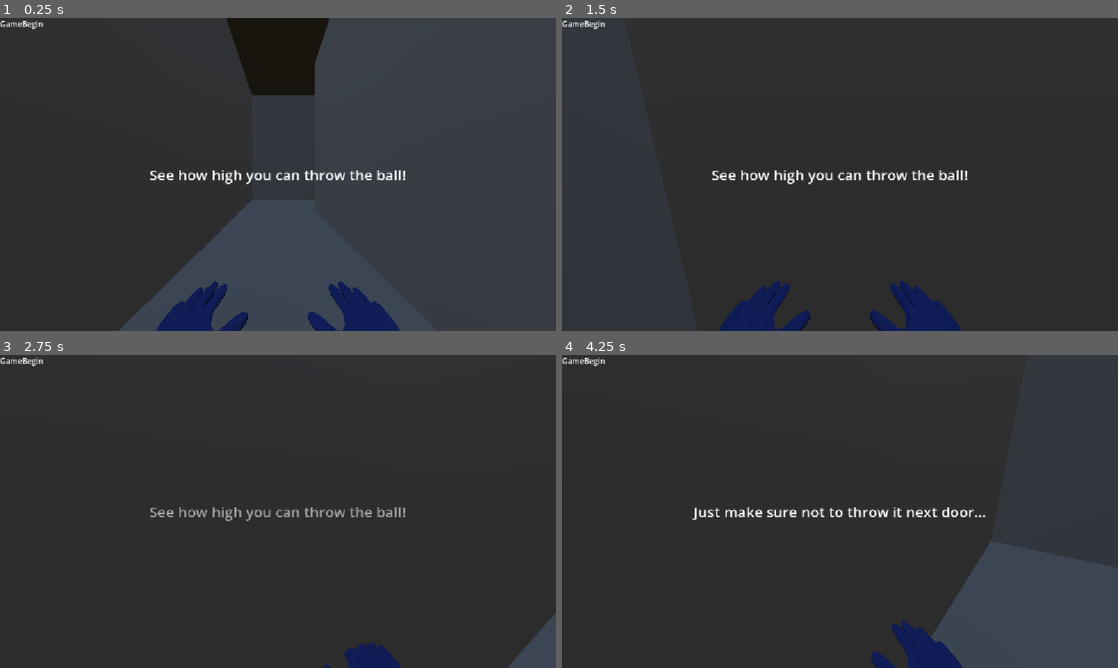
Above: before the commit, frames 1-4 (two rows, left to right).
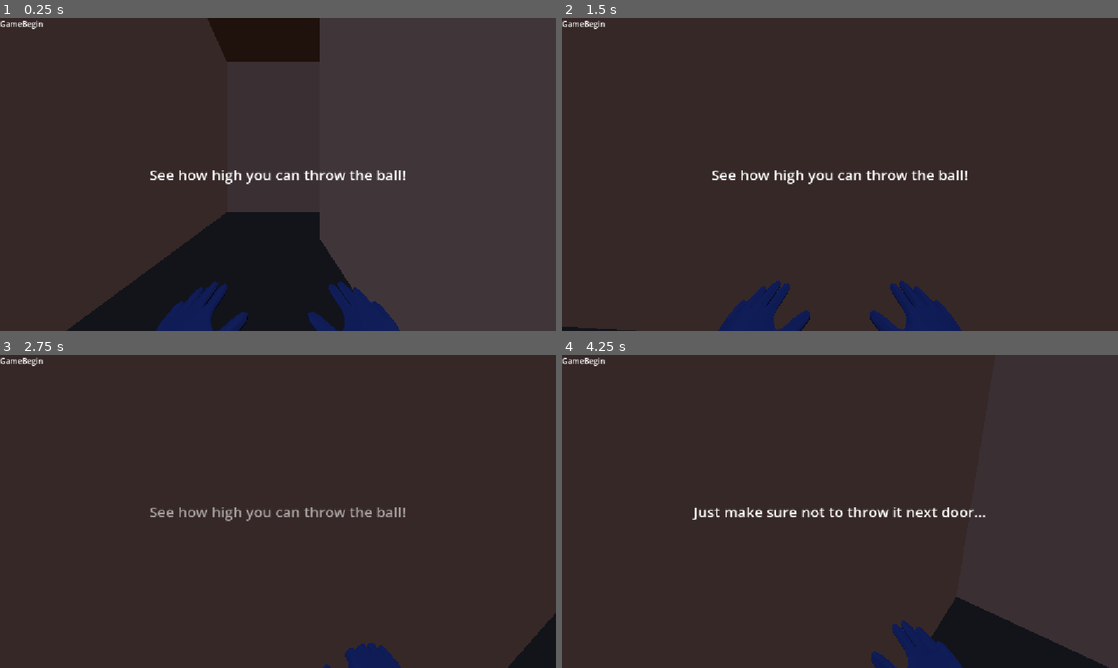
Above: after the commit, the same moments.

Repository: Kasairoo/DervilBallHackclubHaven
Game: Godot game, scene res://Objects/Manage/SceneManager.tscn
Same seed, same stepped clock (60 frames per second), same inputs: the game is played once before the commit and once after it.
Inputs (mouse positions are in pixels of both pictures, inside the frame that each line leads up to):
- Up to frame 1 (0.25 s): no input
- Up to frame 2 (1.5 s): tap Enter (ui_accept) at 0.5, 0.77 s; move the mouse to (962, 158) at 0.52 s; hold D (PlayerRight) 0.53-1.28 s; click (962, 158) at 0.6 s; move the mouse to (812, 174) at 1.27 s; hold W (PlayerForward) from 1.28 s (still down); right-click (812, 174) at 1.35 s
- Up to frame 3 (2.75 s): keep holding W (PlayerForward); tap Enter (ui_accept) at 1.52 s; move the mouse to (289, 505) at 2.02 s; click (289, 505) at 2.1 s
- Up to frame 4 (4.25 s): keep holding W (PlayerForward); move the mouse to (834, 517) at 2.77 s; right-click (834, 517) at 2.85 s; tap Enter (ui_accept) at 3.02, 3.5, 3.77 s; move the mouse to (878, 514) at 3.52 s; click (878, 514) at 3.6 s

The runs differ from the first frame. In frame 1, 16% of the frame differs, in the area x 11-79%, y 0-100%; in frame 2, 0.1%; in frame 3, 0.8%; in frame 4, 11%.

Commit message:
painted interior - doors all moved

Diff:
--- a/devil-ball-hackclub-haven/Scenes/House/interior_1.tscn
+++ b/devil-ball-hackclub-haven/Scenes/House/interior_1.tscn
@@ -3,6 +3,8 @@
 [ext_resource type="PackedScene" uid="uid://bmk4cssn4j87d" path="res://Objects/Player/player.tscn" id="1_0srf5"]
 [ext_resource type="PackedScene" uid="uid://bq8o3ep6vya4r" path="res://Objects/Obstacles/door.tscn" id="1_5ghw7"]
 [ext_resource type="Script" uid="uid://d0pgr5khvkrem" path="res://Scenes/House/interior_1.gd" id="1_6ns2c"]
+[ext_resource type="Material" uid="uid://w58t8ff47aq3" path="res://Scenes/House/materialllls/brown_standard_material_3d.tres" id="2_0j4n6"]
+[ext_resource type="Material" uid="uid://iqiqkkk7bs8d" path="res://Scenes/House/materialllls/grey_standard_material_3d.tres" id="3_g18s6"]
 [ext_resource type="PackedScene" uid="uid://bvjedt0pmvwmg" path="res://Objects/Pickables/pickable.tscn" id="3_ocuec"]
 
 [sub_resource type="ProceduralSkyMaterial" id="ProceduralSkyMaterial_0srf5"]
@@ -33,120 +35,151 @@
 use_collision = true
 
 [node name="CSGBox3D4" type="CSGBox3D" parent="CSGCombiner3D" unique_id=565920014]
-transform = Transform3D(1, 0, 0, 0, 1, 0, 0, 0, 1, -0.5, 3, -3)
+transform = Transform3D(1, 0, 0, 0, 1, 0, 0, 0, 1, -1.0266693, 2.9395452, -0.3130976)
 size = Vector3(4, 7, 12.5)
+material = ExtResource("2_0j4n6")
 
 [node name="CSGBox3D3" type="CSGBox3D" parent="CSGCombiner3D" unique_id=565421353]
-transform = Transform3D(1, 0, 0, 0, 1, 0, 0, 0, 1, 12.75, 3, -9.25)
+transform = Transform3D(1, 0, 0, 0, 1, 0, 0, 0, 1, 12.223331, 2.9395452, -6.5630975)
 size = Vector3(6.5, 7, 8)
+material = ExtResource("2_0j4n6")
 
 [node name="CSGBox3D8" type="CSGBox3D" parent="CSGCombiner3D" unique_id=119937734]
-transform = Transform3D(1, 0, 0, 0, 1, 0, 0, 0, 1, 7.5, 3, -15.25)
+transform = Transform3D(1, 0, 0, 0, 1, 0, 0, 0, 1, 6.9733305, 2.9395452, -12.563097)
 size = Vector3(4, 7, 12)
+material = ExtResource("2_0j4n6")
 
 [node name="CSGBox3D10" type="CSGBox3D" parent="CSGCombiner3D" unique_id=309566188]
-transform = Transform3D(1, 0, 0, 0, 1, 0, 0, 0, 1, 7.5, 1.25, -27.25)
+transform = Transform3D(1, 0, 0, 0, 1, 0, 0, 0, 1, 6.9733305, 1.1895452, -24.563099)
 size = Vector3(4, 3.5, 12)
+material = ExtResource("2_0j4n6")
 
 [node name="CSGBox3D13" type="CSGBox3D" parent="CSGCombiner3D" unique_id=2102376091]
-transform = Transform3D(1, 0, 0, 0, 1, 0, 0, 0, 1, 1.75, 1.25, -31.25)
+transform = Transform3D(1, 0, 0, 0, 1, 0, 0, 0, 1, 1.2233307, 1.1895452, -28.563099)
 size = Vector3(15.5, 3.5, 4)
+material = ExtResource("2_0j4n6")
 
 [node name="CSGBox3D14" type="CSGBox3D" parent="CSGCombiner3D" unique_id=119984959]
-transform = Transform3D(1, 0, 0, 0, 1, 0, 0, 0, 1, -4, 1.25, -38)
+transform = Transform3D(1, 0, 0, 0, 1, 0, 0, 0, 1, -4.5266695, 1.1895452, -35.3131)
 size = Vector3(4, 3.5, 9.5)
+material = ExtResource("2_0j4n6")
 
 [node name="CSGBox3D18" type="CSGBox3D" parent="CSGCombiner3D" unique_id=1663756209]
-transform = Transform3D(1, 0, 0, 0, 1, 0, 0, 0, 1, -0.25, 3.75, -47.5)
+transform = Transform3D(1, 0, 0, 0, 1, 0, 0, 0, 1, -0.77666926, 3.6895452, -44.8131)
 size = Vector3(11.5, 8.5, 9.5)
+material = ExtResource("2_0j4n6")
 
 [node name="CSGBox3D22" type="CSGBox3D" parent="CSGCombiner3D" unique_id=666159408]
-transform = Transform3D(1, 0, 0, 0, 1, 0, 0, 0, 1, -0.25, 3.75, -69)
+transform = Transform3D(1, 0, 0, 0, 1, 0, 0, 0, 1, -0.77666926, 3.6895452, -66.313095)
 size = Vector3(11.5, 8.5, 17.5)
+material = ExtResource("2_0j4n6")
 
 [node name="CSGBox3D23" type="CSGBox3D" parent="CSGCombiner3D" unique_id=920984046]
-transform = Transform3D(1, 0, 0, 0, 1, 0, 0, 0, 1, -0.25, 3.75, -69)
+transform = Transform3D(1, 0, 0, 0, 1, 0, 0, 0, 1, -0.77666926, 3.6895452, -66.313095)
 operation = 2
 size = Vector3(10.5, 7.5, 16.5)
+material = ExtResource("2_0j4n6")
 
 [node name="CSGBox3D21" type="CSGBox3D" parent="CSGCombiner3D" unique_id=835061879]
-transform = Transform3D(1, 0, 0, 0, 1, 0, 0, 0, 1, 0, 1.25, -56.5)
+transform = Transform3D(1, 0, 0, 0, 1, 0, 0, 0, 1, -0.52666926, 1.1895452, -53.8131)
 size = Vector3(4, 3.5, 8.5)
+material = ExtResource("2_0j4n6")
 
 [node name="CSGBox3D15" type="CSGBox3D" parent="CSGCombiner3D" unique_id=1542795507]
-transform = Transform3D(1, 0, 0, 0, 1, 0, 0, 0, 1, 3.5, 1.25, -38)
+transform = Transform3D(1, 0, 0, 0, 1, 0, 0, 0, 1, 2.9733307, 1.1895452, -35.3131)
 size = Vector3(4, 3.5, 9.5)
+material = ExtResource("2_0j4n6")
 
 [node name="CSGBox3D11" type="CSGBox3D" parent="CSGCombiner3D" unique_id=20229064]
-transform = Transform3D(1, 0, 0, 0, 1, 0, 0, 0, 1, 7.5, 1.25, -27)
+transform = Transform3D(1, 0, 0, 0, 1, 0, 0, 0, 1, 6.9733305, 1.1895452, -24.313099)
 operation = 2
 size = Vector3(3, 2.5, 11.5)
+material = ExtResource("2_0j4n6")
 
 [node name="CSGBox3D16" type="CSGBox3D" parent="CSGCombiner3D" unique_id=1592616327]
-transform = Transform3D(1, 0, 0, 0, 1, 0, 0, 0, 1, 3.5, 1.25, -37.75)
+transform = Transform3D(1, 0, 0, 0, 1, 0, 0, 0, 1, 2.9733307, 1.1895452, -35.0631)
 operation = 2
 size = Vector3(3, 2.5, 12)
+material = ExtResource("2_0j4n6")
 
 [node name="CSGBox3D20" type="CSGBox3D" parent="CSGCombiner3D" unique_id=1101012104]
-transform = Transform3D(1, 0, 0, 0, 1, 0, 0, 0, 1, 0, 1.25, -54.75)
+transform = Transform3D(1, 0, 0, 0, 1, 0, 0, 0, 1, -0.52666926, 1.1895452, -52.0631)
 operation = 2
 size = Vector3(3, 2.5, 12)
+material = ExtResource("2_0j4n6")
 
 [node name="CSGBox3D19" type="CSGBox3D" parent="CSGCombiner3D" unique_id=1071399951]
-transform = Transform3D(1, 0, 0, 0, 1, 0, 0, 0, 1, -0.25, 3.75, -47.5)
+transform = Transform3D(1, 0, 0, 0, 1, 0, 0, 0, 1, -0.77666926, 3.6895452, -44.8131)
 operation = 2
 size = Vector3(10.5, 7.5, 8.5)
+material = ExtResource("2_0j4n6")
 
 [node name="CSGBox3D17" type="CSGBox3D" parent="CSGCombiner3D" unique_id=305656029]
-transform = Transform3D(1, 0, 0, 0, 1, 0, 0, 0, 1, -4, 1.25, -38)
+transform = Transform3D(1, 0, 0, 0, 1, 0, 0, 0, 1, -4.5266695, 1.1895452, -35.3131)
 operation = 2
 size = Vector3(3, 2.5, 12.5)
+material = ExtResource("2_0j4n6")
 
 [node name="CSGBox3D12" type="CSGBox3D" parent="CSGCombiner3D" unique_id=708602773]
-transform = Transform3D(1, 0, 0, 0, 1, 0, 0, 0, 1, 1.75, 1.25, -31.25)
+transform = Transform3D(1, 0, 0, 0, 1, 0, 0, 0, 1, 1.2233307, 1.1895452, -28.563099)
 operation = 2
 size = Vector3(14.5, 2.5, 3)
+material = ExtResource("2_0j4n6")
 
 [node name="CSGBox3D2" type="CSGBox3D" parent="CSGCombiner3D" unique_id=301207438]
-transform = Transform3D(1, 0, 0, 0, 1, 0, 0, 0, 1, 5.5, 3, -7.25)
+transform = Transform3D(1, 0, 0, 0, 1, 0, 0, 0, 1, 4.9733305, 2.9395452, -4.5630975)
 size = Vector3(8, 7, 4)
+material = ExtResource("2_0j4n6")
 
 [node name="CSGBox3D5" type="CSGBox3D" parent="CSGCombiner3D" unique_id=912491334]
-transform = Transform3D(1, 0, 0, 0, 1, 0, 0, 0, 1, -0.5, 3, -2.75)
+transform = Transform3D(1, 0, 0, 0, 1, 0, 0, 0, 1, -1.0266693, 2.9395452, -0.063097596)
 operation = 2
 size = Vector3(3, 6, 11)
+material = ExtResource("2_0j4n6")
 
 [node name="CSGBox3D6" type="CSGBox3D" parent="CSGCombiner3D" unique_id=1413613918]
-transform = Transform3D(1, 0, 0, 0, 1, 0, 0, 0, 1, 3.5, 3, -7)
+transform = Transform3D(1, 0, 0, 0, 1, 0, 0, 0, 1, 2.9733307, 2.9395452, -4.3130975)
 operation = 2
 size = Vector3(11, 6, 2.5)
+material = ExtResource("2_0j4n6")
 
 [node name="CSGBox3D24" type="CSGBox3D" parent="CSGCombiner3D" unique_id=1971297108]
-transform = Transform3D(1, 0, 0, 0, 1, 0, 0, 0, 1, 0, 1.25, -55.75)
+transform = Transform3D(1, 0, 0, 0, 1, 0, 0, 0, 1, -0.52666926, 1.1895452, -53.0631)
 size = Vector3(3, 2.5, 1)
+material = ExtResource("2_0j4n6")
 
 [node name="CSGBox3D25" type="CSGBox3D" parent="CSGCombiner3D" unique_id=596625642]
-transform = Transform3D(1, 0, 0, 0, 1, 0, 0, 0, 1, 0, 1, -55.75)
+transform = Transform3D(1, 0, 0, 0, 1, 0, 0, 0, 1, -0.52666926, 0.93954515, -53.0631)
 operation = 2
 size = Vector3(1.5, 2, 1)
+material = ExtResource("2_0j4n6")
 
 [node name="CSGBox3D7" type="CSGBox3D" parent="CSGCombiner3D" unique_id=2031029521]
-transform = Transform3D(1, 0, 0, 0, 1, 0, 0, 0, 1, 7.5, 3, -14.5)
+transform = Transform3D(1, 0, 0, 0, 1, 0, 0, 0, 1, 6.9733305, 2.9395452, -11.813097)
 operation = 2
 size = Vector3(3, 6, 12.5)
+material = ExtResource("2_0j4n6")
 
 [node name="CSGBox3D9" type="CSGBox3D" parent="CSGCombiner3D/CSGBox3D7" unique_id=1702558746]
 transform = Transform3D(1, 0, 0, 0, 1, 0, 0, 0, 1, 5, 0, 5.5)
 size = Vector3(6, 6, 7)
+material = ExtResource("2_0j4n6")
 
 [node name="CSGBox3D10" type="CSGBox3D" parent="CSGCombiner3D/CSGBox3D7" unique_id=1513436969]
 transform = Transform3D(1, 0, 0, 0, 1, 0, 0, 0, 1, 4, -2, 5.75)
 size = Vector3(6, 2, 1.5)
+material = ExtResource("2_0j4n6")
 
 [node name="CSGBox3D9" type="CSGBox3D" parent="CSGCombiner3D" unique_id=681149566]
-transform = Transform3D(1, 0, 0, 0, 1, 0, 0, 0, 1, 7.75, 1, -20.75)
+transform = Transform3D(1, 0, 0, 0, 1, 0, 0, 0, 1, 7.2233305, 0.93954515, -18.063099)
 operation = 2
 size = Vector3(1.5, 2, 1)
+material = ExtResource("2_0j4n6")
+
+[node name="CSGBox3D" type="CSGBox3D" parent="CSGCombiner3D" unique_id=265951203]
+transform = Transform3D(1, 0, 0, 0, 1, 0, 0, 0, 1, 0, -0.1987176, 0)
+size = Vector3(900, 0.35, 900)
+material = ExtResource("3_g18s6")
 
 [node name="Player" parent="." unique_id=1311379251 instance=ExtResource("1_0srf5")]
 transform = Transform3D(1, 0, 0, 0, 1, 0, 0, 0, 1, -0.5, 1.5, 0.5)
--- /dev/null
+++ b/devil-ball-hackclub-haven/Scenes/House/materialllls/brown_standard_material_3d.tres
@@ -0,0 +1,4 @@
+[gd_resource type="StandardMaterial3D" format=3 uid="uid://w58t8ff47aq3"]
+
+[resource]
+albedo_color = Color(0.659405, 0.50684476, 0.4863972, 1)
--- /dev/null
+++ b/devil-ball-hackclub-haven/Scenes/House/materialllls/grey_standard_material_3d.tres
@@ -0,0 +1,4 @@
+[gd_resource type="StandardMaterial3D" format=3 uid="uid://iqiqkkk7bs8d"]
+
+[resource]
+albedo_color = Color(0.18614283, 0.15804392, 0.15804368, 1)
--- /dev/null
+++ b/devil-ball-hackclub-haven/materials/new_standard_material_3d.tres
@@ -0,0 +1,3 @@
+[gd_resource type="StandardMaterial3D" format=3 uid="uid://d3sfg2k3weta6"]
+
+[resource]
